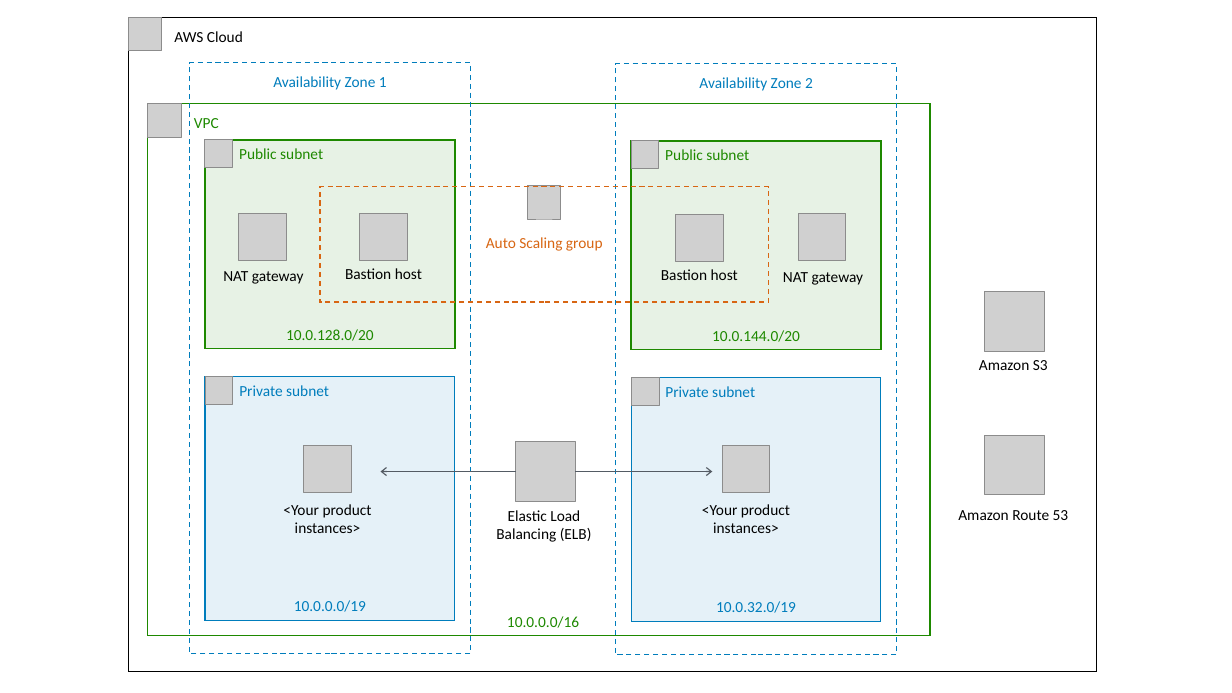
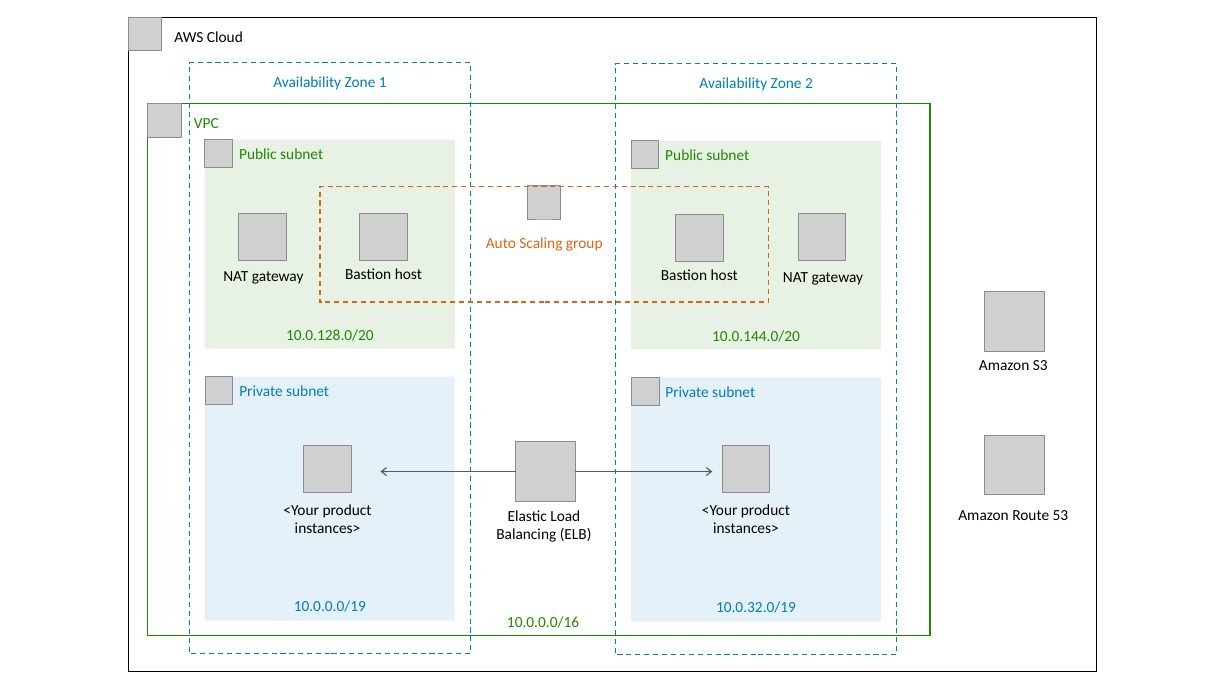
Before and after one commit to aws-quickstart/quickstart-examples, a slide deck: slide 1 of doc/Quick Start architecture diagram.pptx. Drawn at 1232x693 pixels with LibreOffice and Linux fonts; fonts in the diff are those of the drawing; grey boxes stand for pictures. Boxes give left, top, right and bottom in pixels: in the first picture for what was removed or moved away, otherwise in the second. Text is boxed around its words. In the diff, an @@ line names an element or a change of style, - is before the commit and + after.

Commit message:
Removed outlines around subnets

```diff
--- a/doc/Quick Start architecture diagram.pptx
+++ b/doc/Quick Start architecture diagram.pptx
@@ rectangle "Public subnet" at box(205, 140, 456, 348): outline #1E8900 1 pt to none @@
@@ rectangle "Public subnet" at box(631, 141, 882, 350): outline #1E8900 1 pt to none @@
@@ rectangle "Private subnet" at box(205, 377, 455, 621): outline #007DBC 1 pt to none @@
@@ rectangle "Private subnet" at box(631, 378, 881, 622): outline #007DBC 1 pt to none @@
```
